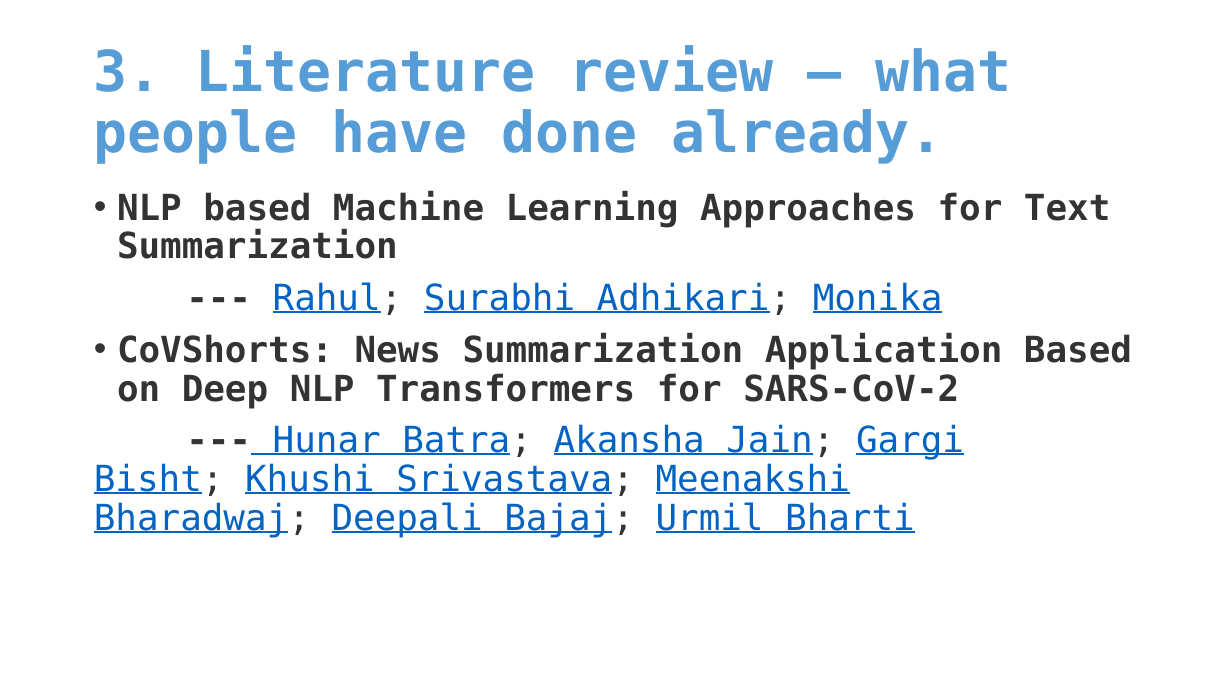
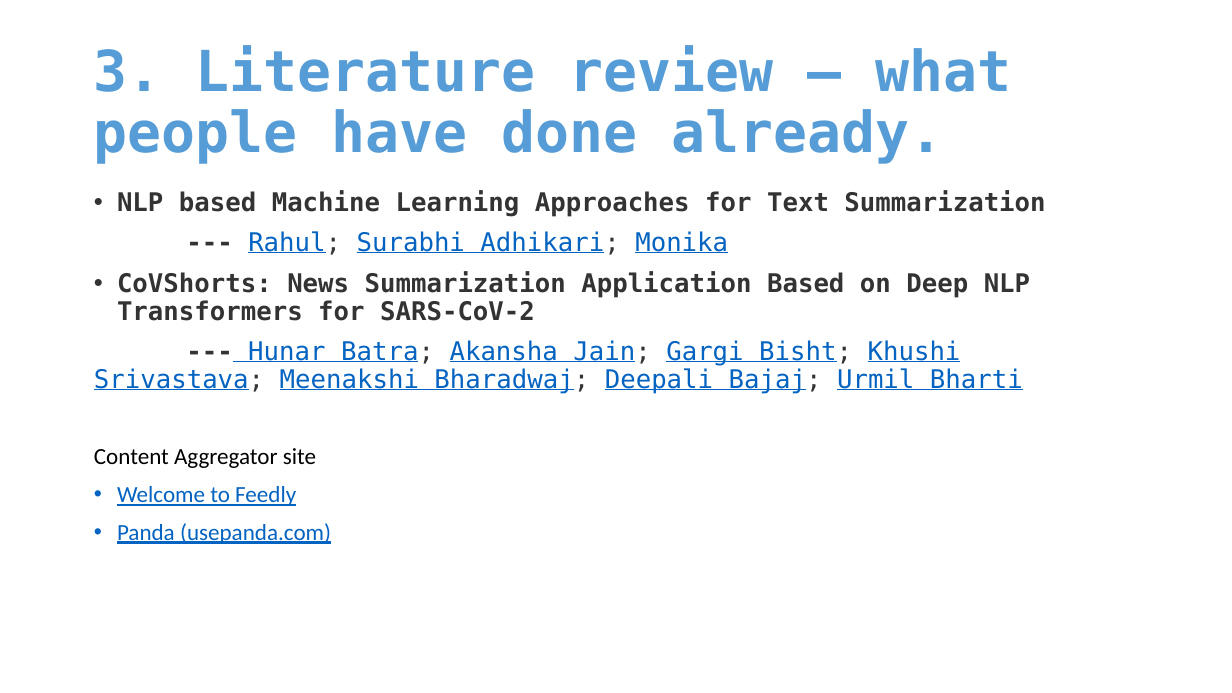
Before and after one commit to VergilOP/Note, a slide deck: slide 4 of University/3rd/Project/Proposal.pptx. Drawn at 1232x693 pixels with LibreOffice and Linux fonts; fonts in the diff are those of the drawing. Boxes give left, top, right and bottom in pixels: in the first picture for what was removed or moved away, otherwise in the second. Text is boxed around its words. In the diff, an @@ line names an element or a change of style, - is before the commit and + after.

```diff
--- a/University/3rd/Project/Proposal.pptx
+++ b/University/3rd/Project/Proposal.pptx
@@ text at (x1=94, y1=190, x2=1045, y2=394): size 28 to 20 pt in "NLP based Machine Learning Approaches for Text ...", "--- Rahul; Surabhi Adhikari; Monika", "CoVShorts: News Summarization Application Based on Deep ...", "--- Hunar Batra; Akansha Jain; Gargi Bisht; ..." @@
@@ text at (x1=94, y1=448, x2=331, y2=544): paragraphs added @@
+Content Aggregator site
+• Welcome to Feedly
+• Panda (usepanda.com)
```
Also in this commit, not shown: 3 other slides changed, 6 slides added, 1 slide removed, 8 other files.
